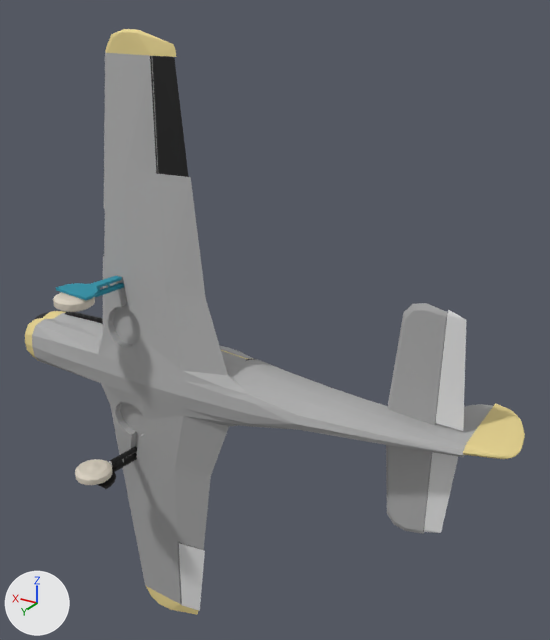
The OBJ model resources/airplane.obj: old version first, new version second.
Both versions are drawn from a 50 mm camera at (-0.172, 0.215, 0.142) aimed at (-0.03, -0.022, 0.024). The lights are fixed; the arrows at lower left show +X, +Y and +Z. Where no turn or scale is listed for an object, it has been applied to the vertices. Vertices at the same position are counted once.

The older version as bpy lines, for what is in view:
```python
ob_aileron_r = bpy.data.objects.new('aileron_r', me_aileron_r)
ob_aileron_r.location = (0.0, 0.0, 0.0)
ob_elevator_r = bpy.data.objects.new('elevator_r', me_elevator_r)
ob_elevator_r.location = (0.0, 0.0, 0.0)
ob_gear_l = bpy.data.objects.new('gear_l', me_gear_l)
ob_gear_l.location = (0.0, 0.0, 0.0)
ob_gear_r = bpy.data.objects.new('gear_r', me_gear_r)
ob_gear_r.location = (0.0, 0.0, 0.0)
ob_wheel = bpy.data.objects.new('wheel', me_wheel)
ob_wheel.location = (0.0, 0.0, 0.0)
ob_wheel01 = bpy.data.objects.new('wheel01', me_wheel01)
ob_wheel01.location = (0.0, 0.0, 0.0)
# also in view: 'rudder' at (-0.122, -0.024, 0.0); 'chassis' at (-0.017, -0.015, 0.0); 'aileron_l' at (-0.001, 0.0, 0.102)
```
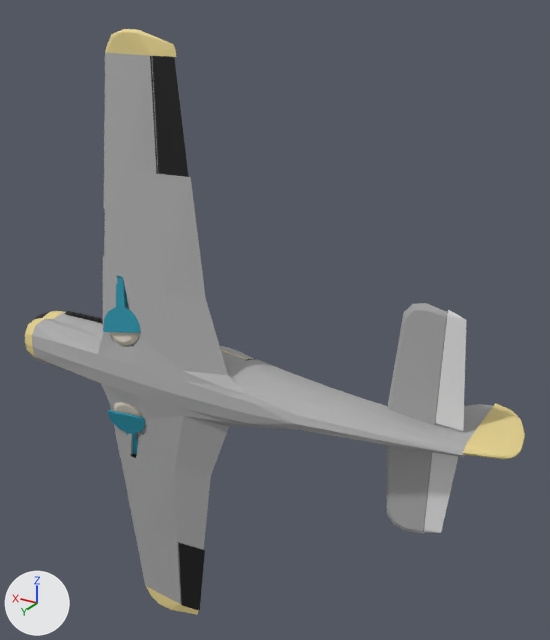
Commit message: Fixed airplane colors

Boxes (x1, y1, x2, y2) around the edits, measured in the pictures (550 x 640 px):
'gear_l', reshaped: before (56, 276, 124, 300); after (103, 276, 141, 333)
'gear_r', reshaped: before (97, 447, 137, 489); after (108, 410, 145, 454)
'wheel', reshaped: before (75, 459, 112, 485); after (114, 402, 143, 417)
'wheel01', reshaped: before (53, 292, 95, 312); after (110, 332, 140, 346)
part 1 of me_aileron_r, recoloured (white to black): (179, 543, 205, 611) in both

The change, as a list of edits to the scene's bpy script:
```text
Change me_aileron_r:
    where me_aileron_r.from_pydata(...)  # 6 vertices, 8 faces; spans x -0.0078..0.0081, y -0.0025..0.003, z -0.122..-0.0822
    used by ob_aileron_r; location = (0.0, 0.0, 0.0)
    me_aileron_r part 1: all 2 faces that had it switch from mat_gta_mtl2 (white #e7e7e7) to mat_chrome08_2102 (black #0a0a0a)
Change me_gear_l:
    where me_gear_l.from_pydata(...)  # 68 vertices, 100 faces; spans x 0.0174..0.0344, y 0.0059..0.0306, z 0.0366..0.0415
    used by ob_gear_l; location = (0.0, 0.0, 0.0)
    me_gear_l part 2: the whole mesh is multiplied about its middle by the matrix ((0.959, -0.254, -0.126), (0.171, 0.165, 0.971), (-0.226, -0.953, 0.202)), then moved by (-0.0025, -0.0112, -0.0086)
Change me_gear_r:
    where me_gear_r.from_pydata(...)  # 68 vertices, 100 faces; spans x 0.0175..0.0345, y 0.0059..0.0306, z -0.0412..-0.0363
    used by ob_gear_r; location = (0.0, 0.0, 0.0)
    me_gear_r part 3: the whole mesh is multiplied about its middle by the matrix ((0.967, -0.147, 0.206), (0.232, 0.188, -0.954), (0.102, 0.971, 0.216)), then moved by (-0.0012, -0.0119, 0.0095)
Change me_wheel:
    where me_wheel.from_pydata(...)  # 315 vertices, 612 faces; spans x 0.01852..0.03342, y 0.02088..0.03578, z -0.03957..-0.03375
    used by ob_wheel; location = (0.0, 0.0, 0.0)
    me_wheel part 4: the whole mesh is multiplied about its middle by the matrix ((0.967, -0.147, 0.206), (0.232, 0.188, -0.954), (0.102, 0.971, 0.216)), then moved by (-0.00228, -0.02212, 0.01767)
Change me_wheel01:
    where me_wheel01.from_pydata(...)  # 315 vertices, 612 faces; spans x 0.01882..0.03372, y 0.02088..0.03578, z 0.03443..0.04026
    used by ob_wheel01; location = (0.0, 0.0, 0.0)
    me_wheel01 part 5: the whole mesh is multiplied about its middle by the matrix ((0.959, -0.254, -0.126), (0.171, 0.165, 0.971), (-0.226, -0.953, 0.202)), then moved by (-0.00485, -0.02123, -0.01694)
```
